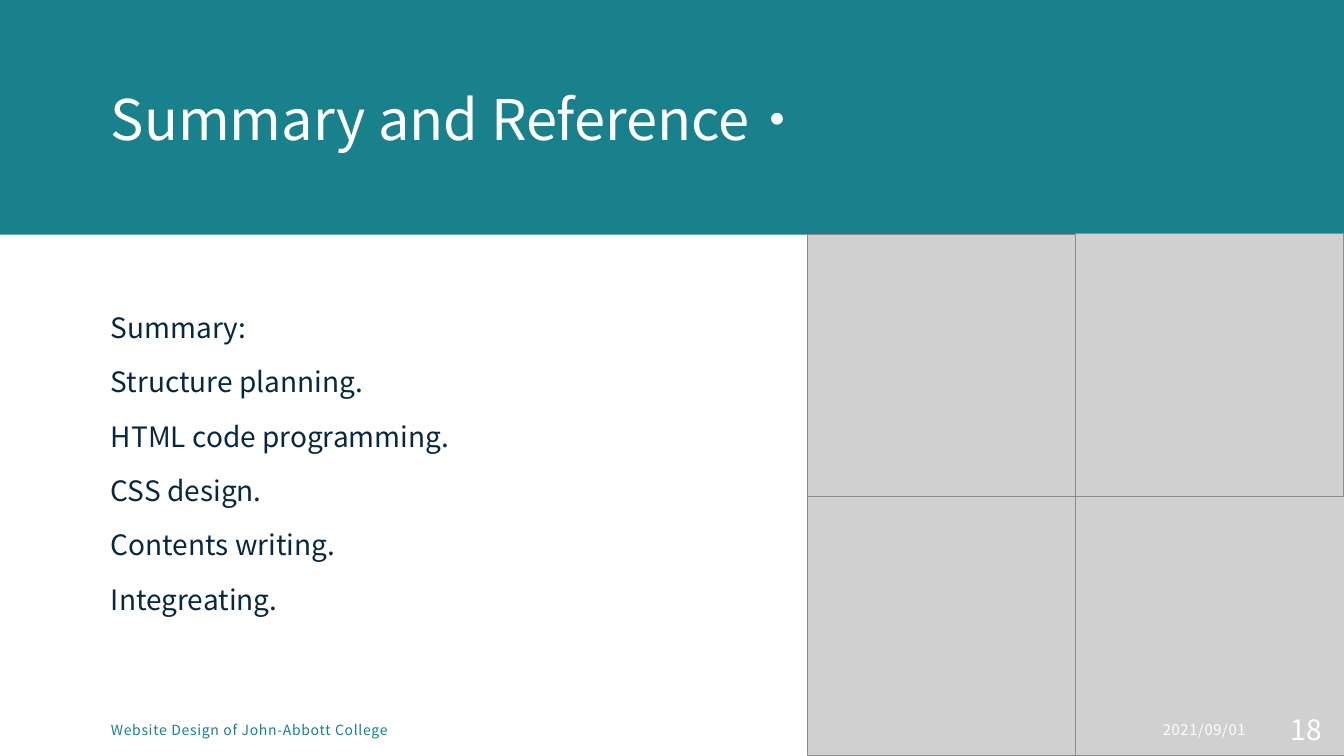
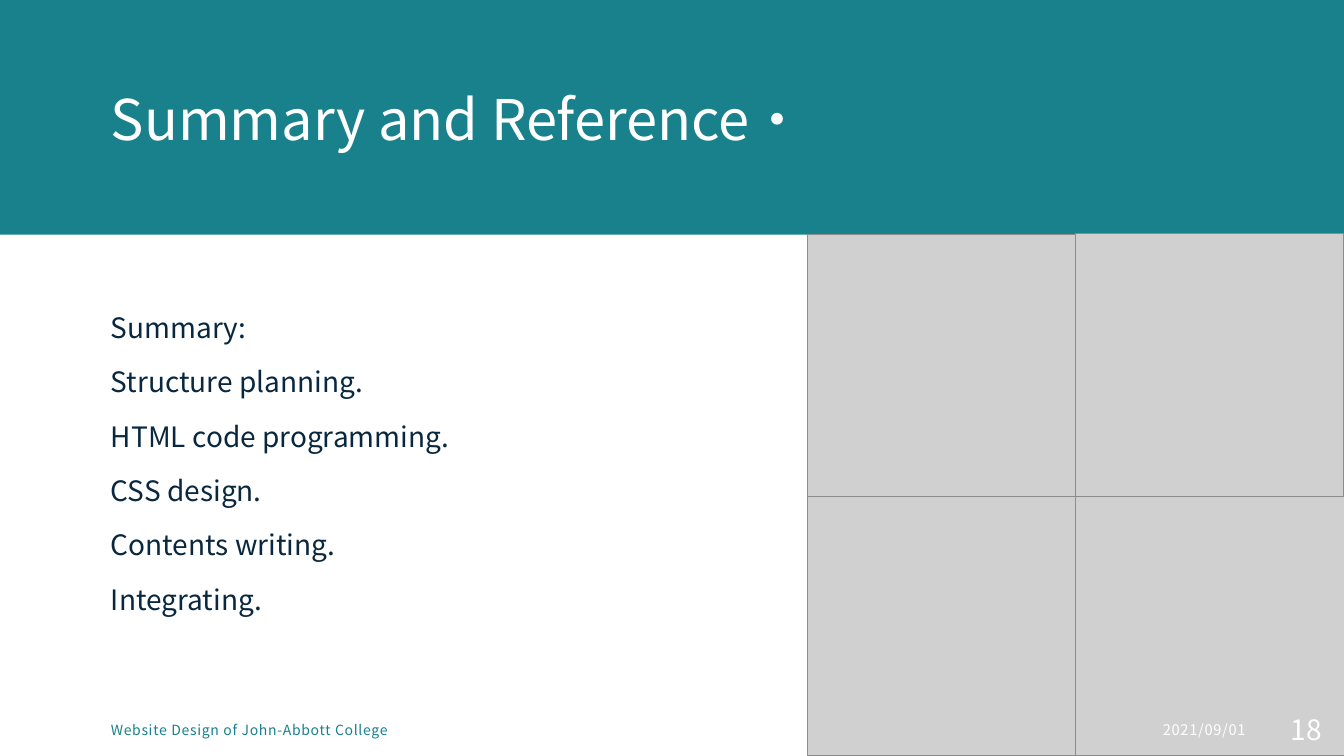
Before and after one commit to MikentGuo/Project_Tour, a slide deck: slide 18 of docs/Website Design for tourist attraction.pptx. Drawn at 1344x756 pixels with LibreOffice and Linux fonts; fonts in the diff are those of the drawing; grey boxes stand for pictures. Boxes give left, top, right and bottom in pixels: in the first picture for what was removed or moved away, otherwise in the second. Text is boxed around its words. In the diff, an @@ line names an element or a change of style, - is before the commit and + after.

```diff
--- a/docs/Website Design for tourist attraction.pptx
+++ b/docs/Website Design for tourist attraction.pptx
@@ text at (111, 588, 262, 617): text changed @@
-Integreating.
+Integrating.
```
Also in this commit, not shown: 2 other slides changed.
